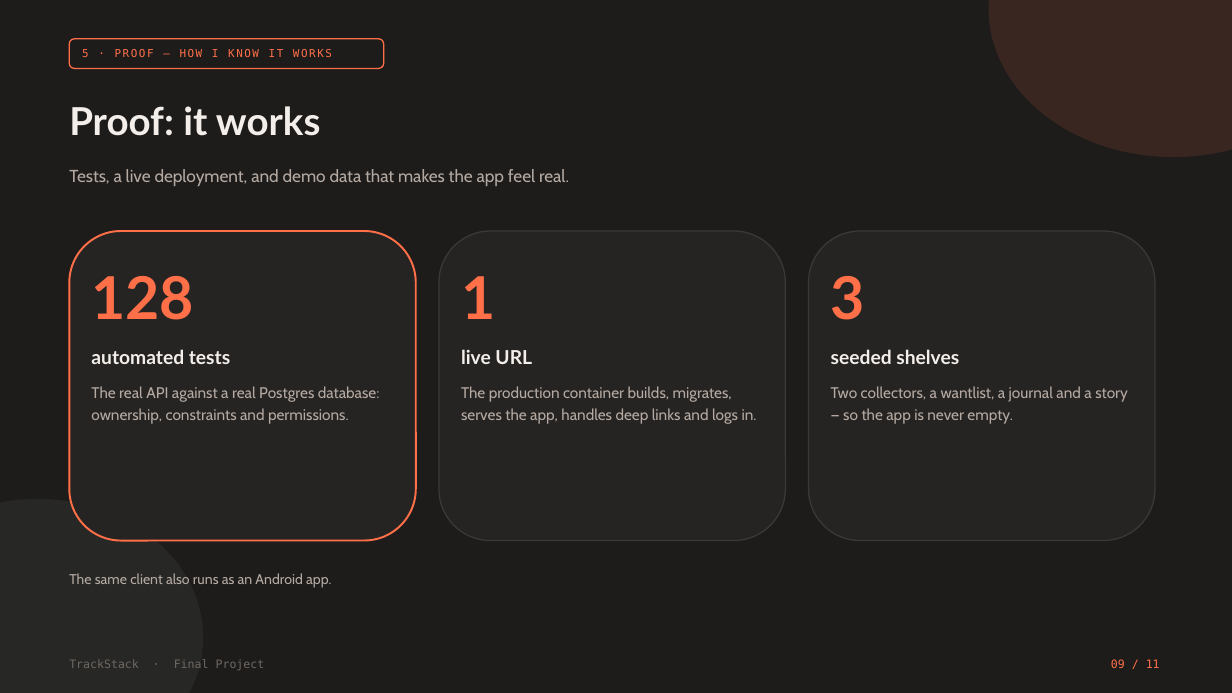
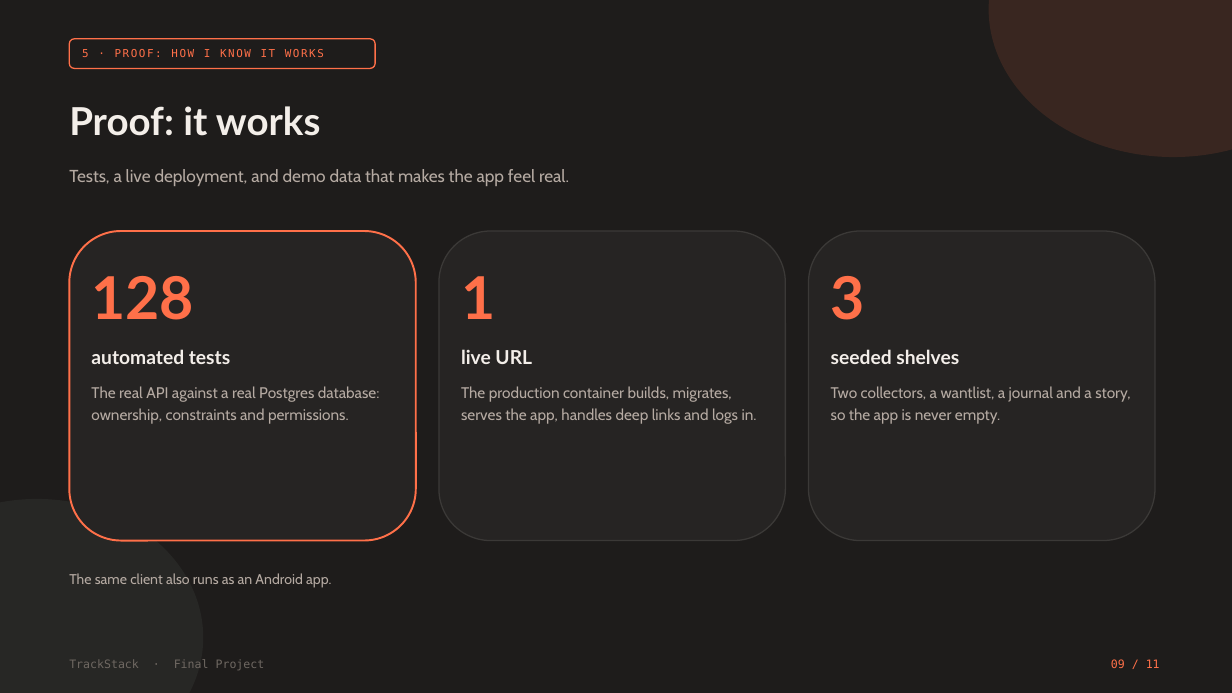
Before and after one commit to josephgreville/trackstack-v2, a slide deck: slide 9 of docs/presentation/TrackStack-Presentation.pptx. Drawn at 1232x693 pixels with LibreOffice and Linux fonts; fonts in the diff are those of the drawing. Boxes give left, top, right and bottom in pixels: in the first picture for what was removed or moved away, otherwise in the second. Text is boxed around its words. In the diff, an @@ line names an element or a change of style, - is before the commit and + after.

```diff
--- a/docs/presentation/TrackStack-Presentation.pptx
+++ b/docs/presentation/TrackStack-Presentation.pptx
@@ rounded rectangle resized from (x1=69, y1=39, x2=384, y2=68) to (x1=69, y1=39, x2=375, y2=68) @@
@@ text at (x1=82, y1=49, x2=324, y2=57): text changed @@
-5 · PROOF — HOW I KNOW IT WORKS
+5 · PROOF: HOW I KNOW IT WORKS
@@ text at (x1=831, y1=386, x2=1131, y2=424): text changed @@
-Two collectors, a wantlist, a journal and a story — so the app is never empty.
+Two collectors, a wantlist, a journal and a story, so the app is never empty.
```
Also in this commit, not shown: 10 other slides changed, 19 other files.
